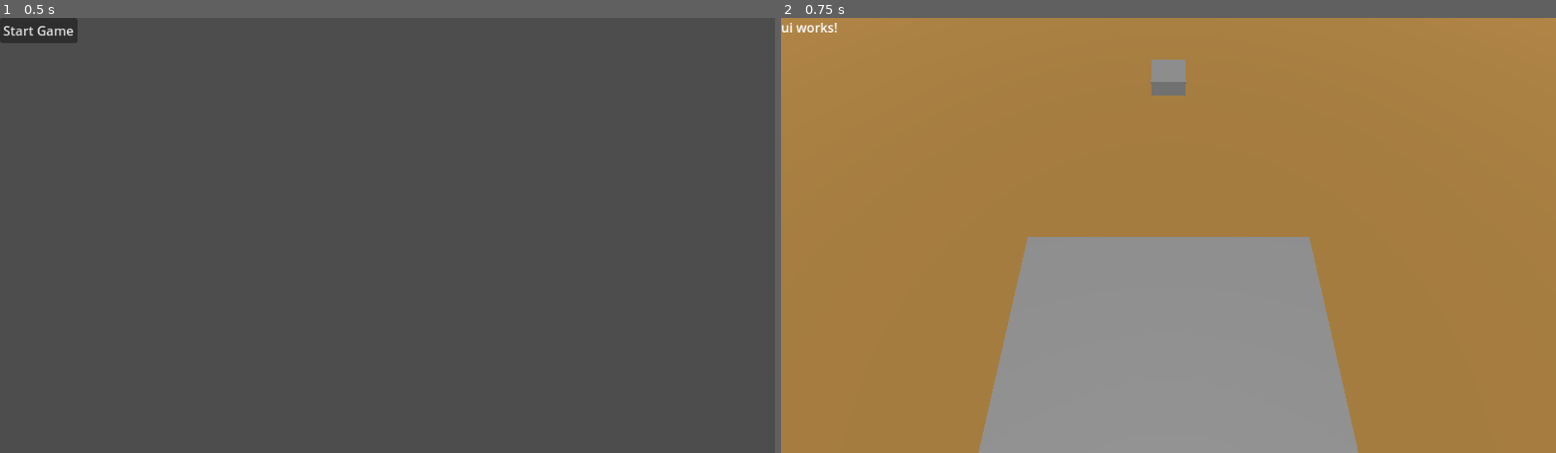
Above: before the commit, frames 1-2 (left to right).
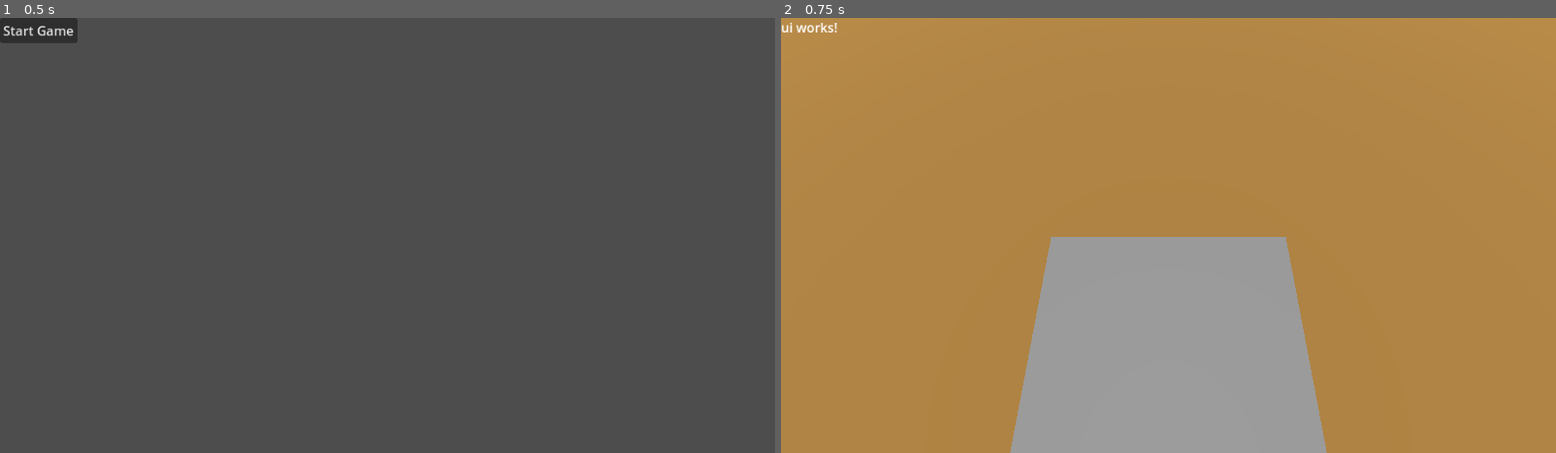
Above: after the commit, the same moments.

Repository: pinguinosod/ggj-graz-2025
Game: Godot game, scene res://scenes/main_menu.tscn
Two runs of this game, one before a commit and one after it. Both use one fixed random seed, a clock stepped at 60 frames per second and the inputs below.
Inputs:
- Up to frame 1 (0.5 s): no input
- Up to frame 2 (0.75 s): click "Start Game" at 0.5 s

Frame 1 is identical in both runs. In frame 2, 3.9% of the frame differs, in the area x 25-75%, y 9-100%.

Commit message:
setup clicking grid handling

Diff:
--- a/scenes/base_vehicle.tscn
+++ b/scenes/base_vehicle.tscn
@@ -3,22 +3,20 @@
 [ext_resource type="Script" path="res://scripts/base_vehicle.gd" id="1_iqovt"]
 
 [sub_resource type="BoxShape3D" id="BoxShape3D_thmtp"]
-size = Vector3(6, 1, 5)
+size = Vector3(5, 1, 5)
 
 [node name="BaseVehicle" type="Node3D"]
 script = ExtResource("1_iqovt")
 
-[node name="Area3D" type="Area3D" parent="."]
+[node name="StaticBody3DClickHandler" type="StaticBody3D" parent="."]
 collision_layer = 2
-collision_mask = 2
+collision_mask = 0
 
-[node name="CollisionShape3D" type="CollisionShape3D" parent="Area3D"]
+[node name="CollisionShape3D" type="CollisionShape3D" parent="StaticBody3DClickHandler"]
 shape = SubResource("BoxShape3D_thmtp")
 
+[node name="GridMap" type="GridMap" parent="."]
+transform = Transform3D(1, 0, 0, 0, 1, 0, 0, 0, 1, 0, 0.534729, 0)
+
 [node name="CSGBox3D" type="CSGBox3D" parent="."]
-size = Vector3(6, 1, 5)
-
-[node name="GridMap" type="GridMap" parent="."]
-transform = Transform3D(1, 0, 0, 0, 1, 0, 0, 0, 1, 0, 0.517282, 0)
-collision_layer = 0
-collision_mask = 0
+size = Vector3(5, 1, 5)
--- a/scenes/main.tscn
+++ b/scenes/main.tscn
@@ -1,27 +1,24 @@
 [gd_scene load_steps=5 format=3 uid="uid://by5bscbhfuupo"]
 
-[ext_resource type="PackedScene" uid="uid://bu6hagkxh7ieq" path="res://scenes/ground.tscn" id="1_6vqew"]
+[ext_resource type="PackedScene" uid="uid://blbtunr4kureu" path="res://scenes/ui.tscn" id="1_28yct"]
 [ext_resource type="PackedScene" uid="uid://cf81a8250qtyl" path="res://scenes/base_vehicle.tscn" id="2_mlf02"]
-[ext_resource type="PackedScene" uid="uid://blbtunr4kureu" path="res://scenes/ui.tscn" id="3_ke1tq"]
+[ext_resource type="PackedScene" uid="uid://bu6hagkxh7ieq" path="res://scenes/ground.tscn" id="2_vyyfv"]
 
-[sub_resource type="Environment" id="Environment_lmu5s"]
+[sub_resource type="Environment" id="Environment_1ni64"]
 
 [node name="main" type="Node3D"]
 
-[node name="UI" parent="." instance=ExtResource("3_ke1tq")]
+[node name="UI" parent="." instance=ExtResource("1_28yct")]
+
+[node name="WorldEnvironment" type="WorldEnvironment" parent="."]
+environment = SubResource("Environment_1ni64")
+
+[node name="DirectionalLight3D" type="DirectionalLight3D" parent="."]
+transform = Transform3D(1, 0, 0, 0, 0.121454, 0.992597, 0, -0.992597, 0.121454, 0, 4.71465, 0)
 
 [node name="Camera3D" type="Camera3D" parent="."]
 transform = Transform3D(1, 0, 0, 0, 0.4182, 0.908355, 0, -0.908355, 0.4182, 0, 6.00652, 0)
 
-[node name="WorldEnvironment" type="WorldEnvironment" parent="."]
-environment = SubResource("Environment_lmu5s")
-
-[node name="DirectionalLight3D" type="DirectionalLight3D" parent="."]
-transform = Transform3D(1, 0, 0, 0, 0.512088, 0.858933, 0, -0.858933, 0.512088, 0, 35.6087, 0)
-
-[node name="Ground" parent="." instance=ExtResource("1_6vqew")]
-
-[node name="CSGBox3D" type="CSGBox3D" parent="."]
-transform = Transform3D(1, 0, 0, 0, 1, 0, 0, 0, 1, 0, 0, -7.84208)
+[node name="Ground" parent="." instance=ExtResource("2_vyyfv")]
 
 [node name="BaseVehicle" parent="." instance=ExtResource("2_mlf02")]
--- a/scripts/base_vehicle.gd
+++ b/scripts/base_vehicle.gd
@@ -9,34 +9,28 @@
 	pass
 
 
-func _unhandled_input(event):
+func _input(event):
 	if event is InputEventMouseButton and event.button_index == MOUSE_BUTTON_LEFT and event.pressed:
 		var clickPosition = get_cursor_world_position()
 		print("Cursor click position: " + str(clickPosition))
 		var cellClicked = gridMap.local_to_map(clickPosition)
 		print("Clicked " + str(cellClicked))
+		print("---")
 
 func get_cursor_world_position() -> Vector3:
-	const RAY_DISTANCE = 32
+	const RAY_DISTANCE = 64.0
 
 	var camera: Camera3D = get_viewport().get_camera_3d()
-	if not is_instance_valid(camera):
-		print("invalid camera")
-		return Vector3.ZERO
+	if not is_instance_valid(camera): return Vector3.ZERO
 	var mouse_pos = get_viewport().get_mouse_position()
-	print("camera position: " + str(camera.global_position))
-	print("mouse_pos: " + str(mouse_pos))
 
 	var from: Vector3 = camera.project_ray_origin(mouse_pos)
 	var to: Vector3 = from + camera.project_ray_normal(mouse_pos) * RAY_DISTANCE
 
-	print("from "+str(from))
-	print("to " + str(to))
-
 	var ray_params := PhysicsRayQueryParameters3D.create(from, to)
-
 	ray_params.collision_mask = 1 << 1 # layer 2
-
 	var ray_result: Dictionary = get_world_3d().direct_space_state.intersect_ray(ray_params)
 
-	return ray_result.get("position", to)# + offSet # - camera.global_position
+	var hit_position: Vector3 = ray_result.get("position", Vector3.ZERO)
+
+	return hit_position
